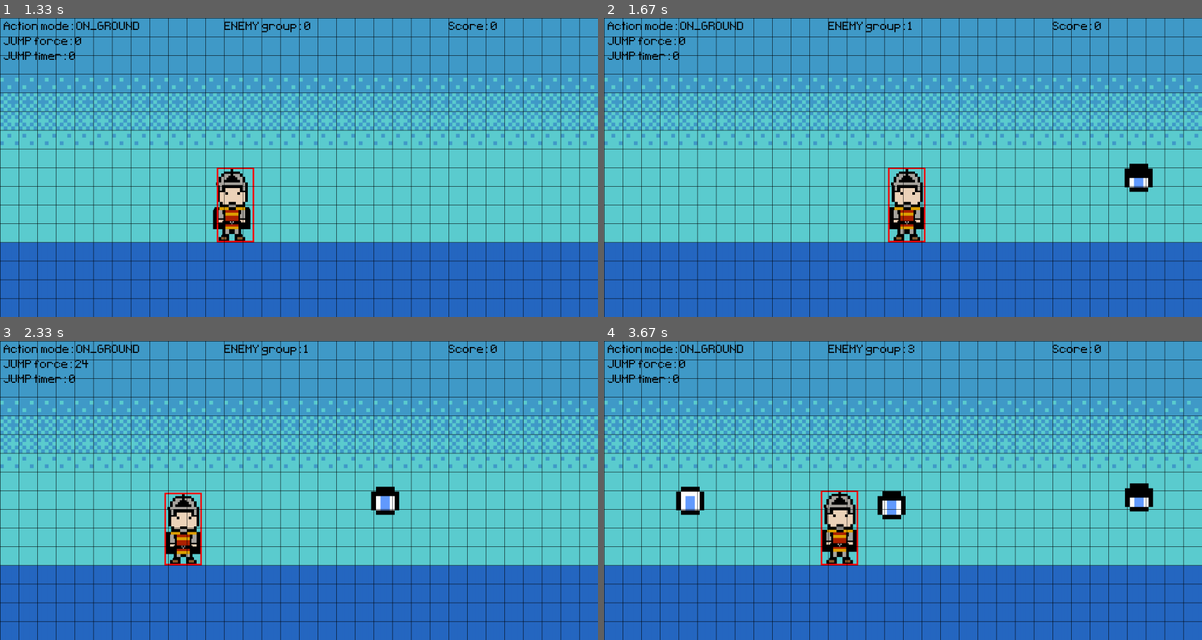
Above: before the commit, frames 1-4 (two rows, left to right).
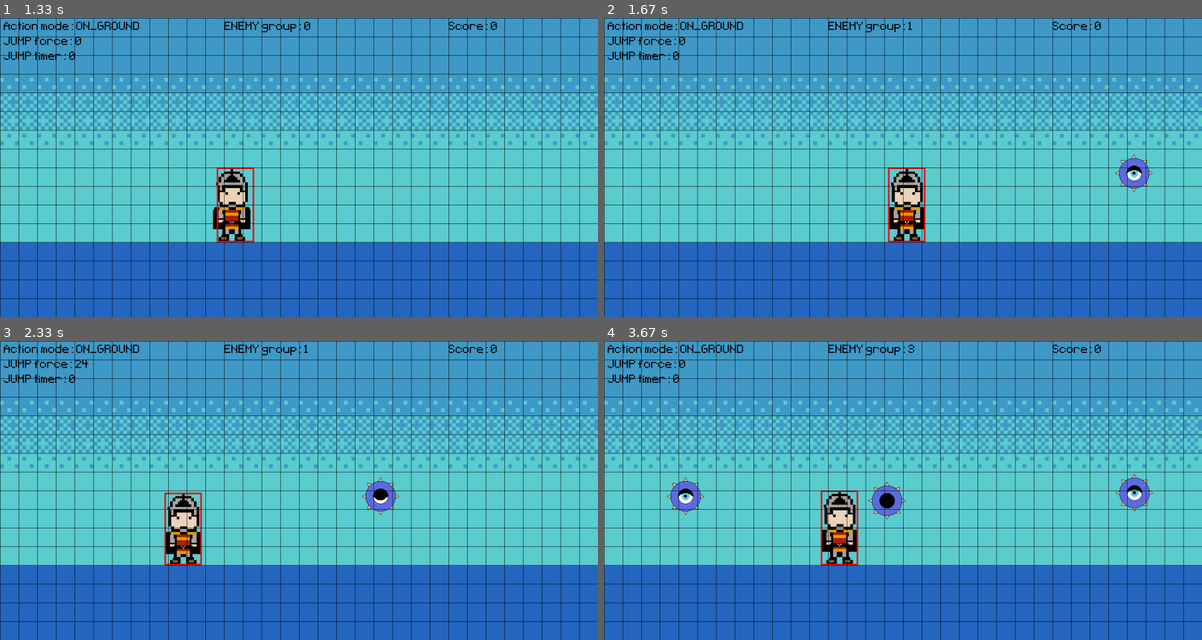
Above: after the commit, the same moments.

Repository: alo40/pygame_pininos
Game: pygame game, started from pininos_main.py
Two runs of this game, one before a commit and one after it. Both use one fixed random seed, a clock stepped at 60 frames per second and the inputs below.
Inputs:
- Up to frame 1 (1.33 s): tap Space at 0.33 s; hold Right 0.67-1.13 s; hold Right from 1.17 s (still down)
- Up to frame 2 (1.67 s): release Right at 1.63 s
- Up to frame 3 (2.33 s): hold Left 1.67-2.2 s; hold Down from 2.23 s (still down)
- Up to frame 4 (3.67 s): release Down at 2.53 s; hold Left 2.57-2.97 s; hold Right 3-3.63 s

Frame 1 is identical in both runs. In frame 2, 0.5% of the frame differs, in the area x 85-92%, y 45-59%; in frame 3, 0.5%; in frame 4, 1.5%, in the area x 10-92%, y 44-60%.

Commit message:
added evil_eye_base sprite

Diff:
--- a/pininos_main.py
+++ b/pininos_main.py
@@ -223,13 +223,25 @@
         if type == 'enemy_01':
 
             # enemy_01 frames
-            frame1 = pg.image.load('graphics/eye_sprite1.png').convert_alpha()
-            frame2 = pg.image.load('graphics/eye_sprite2.png').convert_alpha()
-            frame3 = pg.image.load('graphics/eye_sprite3.png').convert_alpha()
-            frame4 = pg.image.load('graphics/eye_sprite2.png').convert_alpha()
+            # frame1 = pg.image.load('graphics/eye_sprite1.png').convert_alpha()
+            # frame2 = pg.image.load('graphics/eye_sprite2.png').convert_alpha()
+            # frame3 = pg.image.load('graphics/eye_sprite3.png').convert_alpha()
+            # frame4 = pg.image.load('graphics/eye_sprite2.png').convert_alpha()
+
+            # enemy_01 new frames
+            frame1 = pg.image.load('graphics/evil_eye_base1.png').convert_alpha()
+            frame2 = pg.image.load('graphics/evil_eye_base2.png').convert_alpha()
+            frame3 = pg.image.load('graphics/evil_eye_base3.png').convert_alpha()
+            frame4 = pg.image.load('graphics/evil_eye_base4.png').convert_alpha()
+            frame5 = pg.image.load('graphics/evil_eye_base5.png').convert_alpha()
+            frame6 = pg.image.load('graphics/evil_eye_base6.png').convert_alpha()
+            frame7 = frame5
+            frame8 = frame4
+            frame9 = frame3
+            frame10 = frame2
 
             # concatenate frames
-            self.frames = [frame1, frame2, frame3, frame4]
+            self.frames = [frame1, frame2, frame3, frame4, frame5, frame6, frame7, frame8, frame9, frame10]
             self.frame_index = 0
 
         else:  # other type of enemy can be used here
@@ -341,7 +353,7 @@
 
 # timers enemy_01 animation
 timer_enemy_01_animation = pg.USEREVENT + 3  # +3 is used to avoid conflicts with pygame user events
-pg.time.set_timer(timer_enemy_01_animation, 200)  # tigger event in x ms
+pg.time.set_timer(timer_enemy_01_animation, 250)  # tigger event in x ms
 
 # game loop
 while True:
Binary file added: graphics/evil_eye_base1.png
Binary file added: graphics/evil_eye_base2.png
Binary file added: graphics/evil_eye_base3.png
Binary file added: graphics/evil_eye_base4.png
Binary file added: graphics/evil_eye_base5.png
Binary file added: graphics/evil_eye_base6.png
Binary file removed: graphics/horizont_day_1.png
Binary file removed: graphics/horizont_day_2.png
Binary file removed: graphics/horizont_day_3.png
Not shown, added: graphics/evil_eye_base.ase
